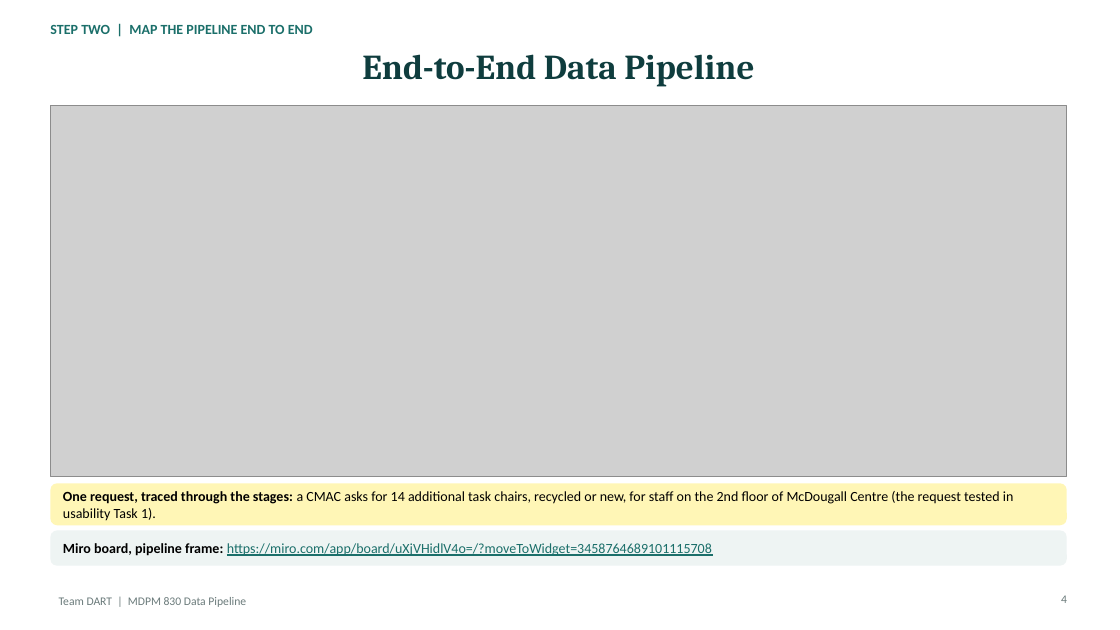
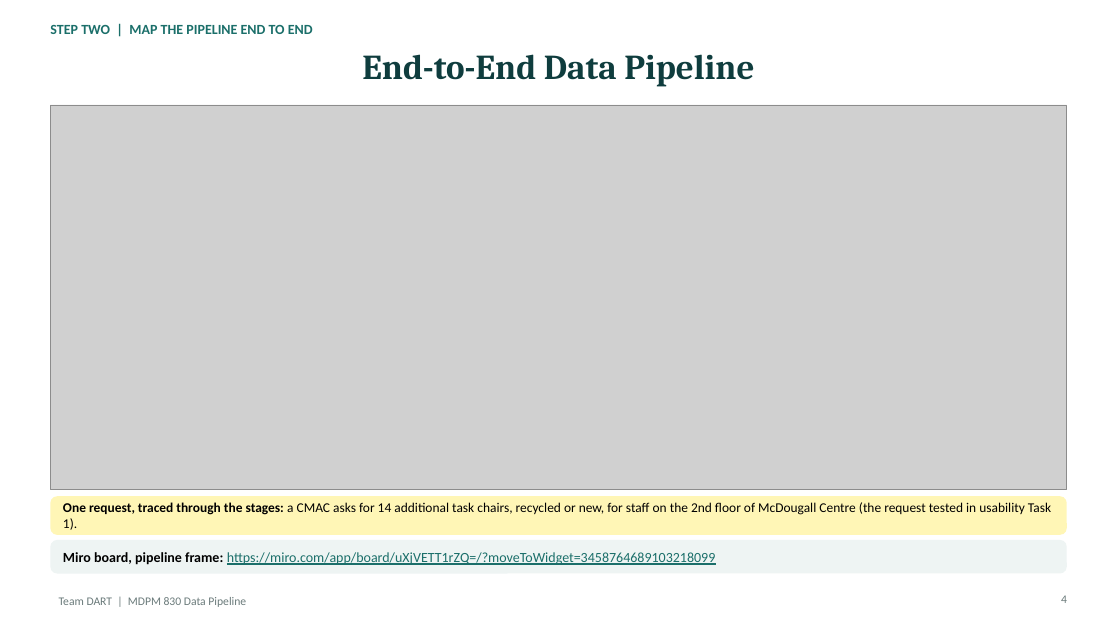
Before and after one commit to teminicrownpro-max/Adekunle-Adeniji, a slide deck: slide 1 of MDPM 830/Data Pipeline/Ade_Slides_4_and_5_Pipeline.pptx. Drawn at 1120x630 pixels with LibreOffice and Linux fonts; fonts in the diff are those of the drawing; grey boxes stand for pictures. Boxes give left, top, right and bottom in pixels: in the first picture for what was removed or moved away, otherwise in the second. Text is boxed around its words. In the diff, an @@ line names an element or a change of style, - is before the commit and + after.

```diff
--- a/MDPM 830/Data Pipeline/Ade_Slides_4_and_5_Pipeline.pptx
+++ b/MDPM 830/Data Pipeline/Ade_Slides_4_and_5_Pipeline.pptx
@@ picture: place and size @@
-picture at box(50, 105, 1067, 476)
+picture at box(50, 105, 1067, 490)
@@ rounded rectangle at box(50, 497, 1067, 535): proportions changed @@
@@ rounded rectangle: place and size @@
-rounded rectangle at box(50, 483, 1067, 525)
+rounded rectangle at box(50, 497, 1067, 535)
@@ text "One request, traced through the ...": place and size @@
-text "One request, traced through the ..." at box(63, 491, 1014, 521)
+text "One request, traced through the ..." at box(63, 502, 1051, 530)
@@ text "One request, traced through the ..." at box(63, 502, 1051, 530): size 12 to 11.5 pt @@
@@ rounded rectangle: place and size @@
-rounded rectangle at box(50, 530, 1067, 565)
+rounded rectangle at box(50, 540, 1067, 574)
@@ rounded rectangle at box(50, 540, 1067, 574): proportions changed @@
@@ text at box(63, 552, 716, 565): text changed @@
-Miro board, pipeline frame: https://miro.com/app/board/uXjVHidlV4o=/?moveToWidget=3458764689101115708
+Miro board, pipeline frame: https://miro.com/app/board/uXjVETT1rZQ=/?moveToWidget=3458764689103218099
```
Also in this commit, not shown: 5 other files.
